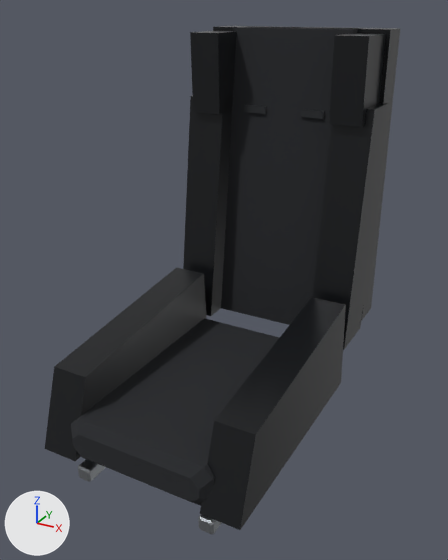
A saved change to the glTF model assets/parts/interior/bucket_seat_race/apex_v8.glb.
Rendered twice from a camera (50 mm lens) standing at (0.656, -1.154, 0.988) and looking at (-0.014, 0.065, 0.378). Lighting does not change. The marker at lower left points along +X, +Y and +Z. The older version comes first. Where no turn or scale is listed for an object, it has been applied to the vertices. Vertices at exactly the same position are counted once.

Script lines for the objects in view, before the commit:
```python
me_model = bpy.data.meshes.new('model')
me_model.from_pydata(...)  # 216 vertices, 376 faces; spans x -0.25..0.25, y -0.43..0.43, z -0.47..0.47
# faces by material slot: [128, 88, 76, 84]
me_model.materials.append(mat_raw_metal)  # grey #a3a7ab
me_model.materials.append(mat_car_atlas)  # picture img_car_atlas
me_model.materials.append(mat_seat_fabric)  # black #202226
me_model.materials.append(mat_carbon)  # black #1c1e21
# before: 140 (-0.16, 0.392, 0.47) at pixel (249, 26), 141 (0.16, 0.392, 0.47) at pixel (364, 28), 142 (-0.16, 0.302, 0.47) at pixel (233, 27), 143 (0.16, 0.302, 0.47) at pixel (353, 29), 164 (-0.25, 0.35, 0.301)
# before: 165 (-0.15, 0.35, 0.301), 166 (-0.25, 0.23, 0.301) at pixel (190, 96), 167 (-0.15, 0.23, 0.301) at pixel (223, 98), 172 (0.15, 0.35, 0.301), 173 (0.25, 0.35, 0.301) at pixel (388, 103)
# before: 174 (0.15, 0.23, 0.301), 175 (0.25, 0.23, 0.301) at pixel (374, 109), 180 (-0.24, 0.427, 0.47) at pixel (229, 25), 181 (0.24, 0.427, 0.47) at pixel (400, 28), 182 (-0.24, 0.337, 0.47) at pixel (213, 26)
# before: 183 (0.24, 0.337, 0.47) at pixel (390, 29), 184 (-0.23, 0.209, 0.263) at pixel (193, 112), 185 (-0.23, 0.369, 0.263), 186 (-0.15, 0.369, 0.263), 187 (-0.15, 0.209, 0.263) at pixel (219, 114)
# before: 188 (-0.23, 0.352, 0.46), 189 (-0.15, 0.352, 0.46), 190 (-0.23, 0.202, 0.46) at pixel (190, 32), 191 (-0.15, 0.202, 0.46) at pixel (217, 32), 192 (0.15, 0.209, 0.263) at pixel (329, 123)
# before: 193 (0.15, 0.369, 0.263), 194 (0.23, 0.369, 0.263), 195 (0.23, 0.209, 0.263) at pixel (362, 126), 196 (0.15, 0.352, 0.46), 197 (0.23, 0.352, 0.46)
# before: 198 (0.15, 0.202, 0.46) at pixel (334, 35), 199 (0.23, 0.202, 0.46) at pixel (369, 36)
ob_model = bpy.data.objects.new('model', me_model)
ob_model.location = (0.0, 0.079, 0.47)
```
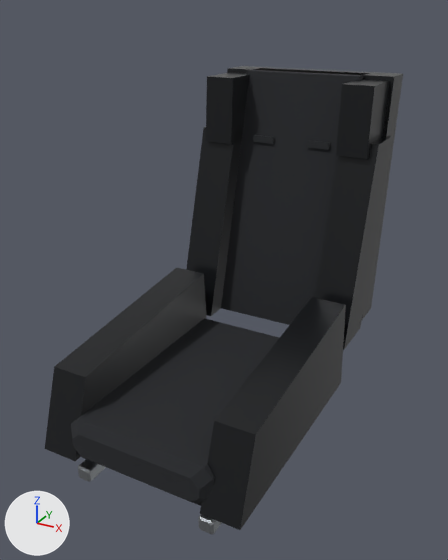
The newer file is also turned or shifted as a whole; pictures and numbers use the older file's frame.

The change in detail:
me_model is used by ob_model.
me_model had 216 vertices, 376 faces and spanned x -0.25..0.25, y -0.43..0.43, z -0.47..0.47.
me_model now has 216 vertices, 376 faces and spans x -0.25..0.25, y -0.43..0.508, z -0.47..0.357.
Part 1, on me_model:
Vertices 140 to 143, 180 to 183, 188 to 191, 196 to 199 of me_model move by (0.0, 0.08, -0.113).
Vertices 184 to 187, 192 to 195 of me_model move by (0.0, 0.064, -0.088).
Vertices 164 to 167, 172 to 175 of me_model move by (0.0, 0.066, -0.092).
Other edits to the shape of me_model do not show in these pictures.

Pixel boxes [x1, y1, x2, y2] of what changed, in the pictures (448 x 560 px; the box of a moved part takes in the faces that stretch with it):
'model', reshaped (8% shorter): before [45, 26, 400, 534]; after [45, 66, 403, 534]
part 1 of me_model, moved or reshaped: before [183, 26, 400, 350]; after [186, 66, 403, 350]
